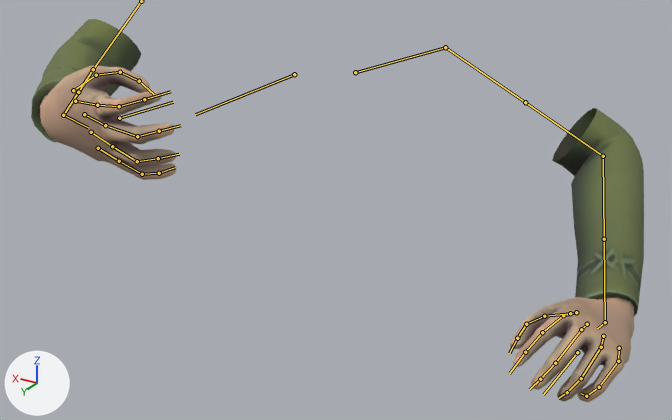
The FBX model 0_Final Exports/Player Character/FirstPersonModel+Animations/Animations/Anim_SendingStone_Click_Right.fbx: old version first, new version second.
Camera for both pictures: a camera (50 mm lens) standing at (-0.612, 1.044, 0.149) and looking at (-0.089, 0.172, -0.287). The axes (+X, +Y, +Z) are drawn at lower left. The lights are the same throughout. Both versions are drawn at frame 22 of the action 'Scene'; the numbers are the values there. The bones that bend it are drawn over the model as lines.

In view in the first picture: 'hands'.
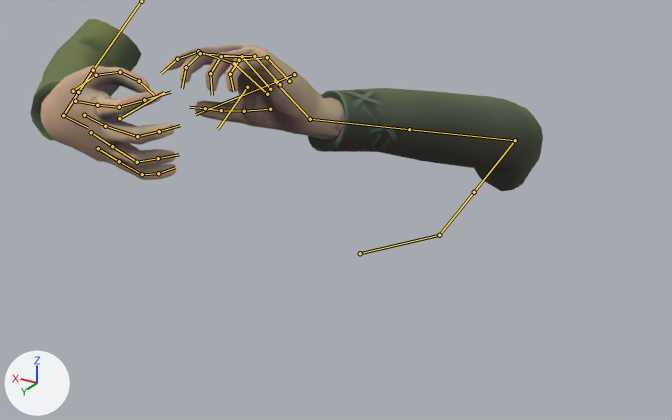
Changed parts and their boxes (x1, y1, x2, y2) in the pictures (672 x 420 px):
```json
{"object": "hands", "change": "posed", "before": [31, 19, 644, 402], "after": [30, 19, 543, 191], "on screen": "16% narrower, 55% shorter"}
{"bone": "DEF_Shoulder.L.001", "before": "(355, 72) to (445, 47)", "after": "(360, 253) to (439, 235)"}
{"bone": "DEF_Bicep.L.001", "before": "(445, 47) to (525, 102)", "after": "(439, 235) to (474, 192)"}
{"bone": "DEF_ForeArm.L.002", "before": "(604, 239) to (605, 322)", "after": "(409, 129) to (310, 119)"}
{"bone": "DEF_Hand.L.001", "before": "(605, 322) to (597, 328)", "after": "(310, 119) to (274, 80)"}
{"bone": "DEF_Pinky.L.001", "before": "(619, 348) to (618, 361)", "after": "(289, 81) to (267, 57)"}
{"bone": "DEF_Pinky.L.002", "before": "(618, 361) to (599, 387)", "after": "(267, 57) to (239, 60)"}
{"bone": "DEF_Hand.R.001", "before": "(63, 115) to (88, 127)", "after": "(63, 115) to (87, 127)"}
```

Scene script edits in JSON lines:
```json
{"block": "bone_def_shoulder_l_001", "where": "bone_def_shoulder_l_001 = bpy.data.objects['char_rig'].pose.bones['DEF_Shoulder.L.001']"}
{"op": "set", "path": "bone_def_shoulder_l_001.location", "old": "(-0.092, -0.029, 0.034)", "new": "(-0.35, -0.111, 0.13)"}
{"block": "bone_def_bicep_l_001", "where": "bone_def_bicep_l_001 = bpy.data.objects['char_rig'].pose.bones['DEF_Bicep.L.001']  # child of 'DEF_Shoulder.L.001'"}
{"op": "set", "path": "bone_def_bicep_l_001.rotation_quaternion", "old": "(0.966, 0.147, 0.151, 0.152)", "new": "(0.783, -0.373, -0.119, -0.484)", "note": "degrees (20, 14, 20) -> degrees (-34, -33, -53)"}
{"block": "bone_def_forearm_l_002", "where": "bone_def_forearm_l_002 = bpy.data.objects['char_rig'].pose.bones['DEF_ForeArm.L.002']  # child of 'DEF_ForeArm.L.001'"}
{"op": "set", "path": "bone_def_forearm_l_002.rotation_quaternion", "old": "(1.0, 0.0, -0.016, 0.0)", "new": "(0.987, 0.0, -0.16, 0.0)", "note": "degrees (0, -2, 0) -> degrees (0, -18, 0)"}
{"block": "bone_def_hand_l_001", "where": "bone_def_hand_l_001 = bpy.data.objects['char_rig'].pose.bones['DEF_Hand.L.001']  # child of 'DEF_ForeArm.L.002'"}
{"op": "set", "path": "bone_def_hand_l_001.rotation_quaternion", "old": "(0.876, -0.335, 0.154, -0.311)", "new": "(0.909, 0.009, 0.035, -0.415)", "note": "degrees (-43, 4, -41) -> degrees (-1, 4, -49)"}
{"block": "bone_def_pinky_l_001", "where": "bone_def_pinky_l_001 = bpy.data.objects['char_rig'].pose.bones['DEF_Pinky.L.001']  # child of 'DEF_Hand.L.001'"}
{"op": "set", "path": "bone_def_pinky_l_001.rotation_quaternion", "old": "(1.0, -0.007, 0.0, 0.0)", "new": "(1.0, -0.025, 0.0, 0.0)", "note": "degrees (-1, 0, 0) -> degrees (-3, 0, 0)"}
{"block": "bone_def_pinky_l_002", "where": "bone_def_pinky_l_002 = bpy.data.objects['char_rig'].pose.bones['DEF_Pinky.L.002']  # child of 'DEF_Pinky.L.001'"}
{"op": "set", "path": "bone_def_pinky_l_002.rotation_quaternion", "old": "(0.898, -0.44, 0.0, 0.0)", "new": "(0.931, -0.366, 0.0, 0.0)", "note": "degrees (-52, 0, 0) -> degrees (-43, 0, 0)"}
{"block": "bone_def_forearm_r_002", "where": "bone_def_forearm_r_002 = bpy.data.objects['char_rig'].pose.bones['DEF_ForeArm.R.002']  # child of 'DEF_ForeArm.R.001'"}
{"op": "set", "path": "bone_def_forearm_r_002.rotation_quaternion", "old": "(0.996, 0.0, -0.094, 0.0)", "new": "(0.985, 0.0, -0.172, 0.0)", "note": "degrees (0, -11, 0) -> degrees (0, -20, 0)"}
{"block": "bone_def_hand_r_001", "where": "bone_def_hand_r_001 = bpy.data.objects['char_rig'].pose.bones['DEF_Hand.R.001']  # child of 'DEF_ForeArm.R.002'"}
{"op": "set", "path": "bone_def_hand_r_001.rotation_quaternion", "old": "(0.862, -0.107, 0.443, -0.223)", "new": "(0.822, -0.133, 0.506, -0.226)", "note": "degrees (-33, 46, -43) -> degrees (-45, 50, -53)"}
```
